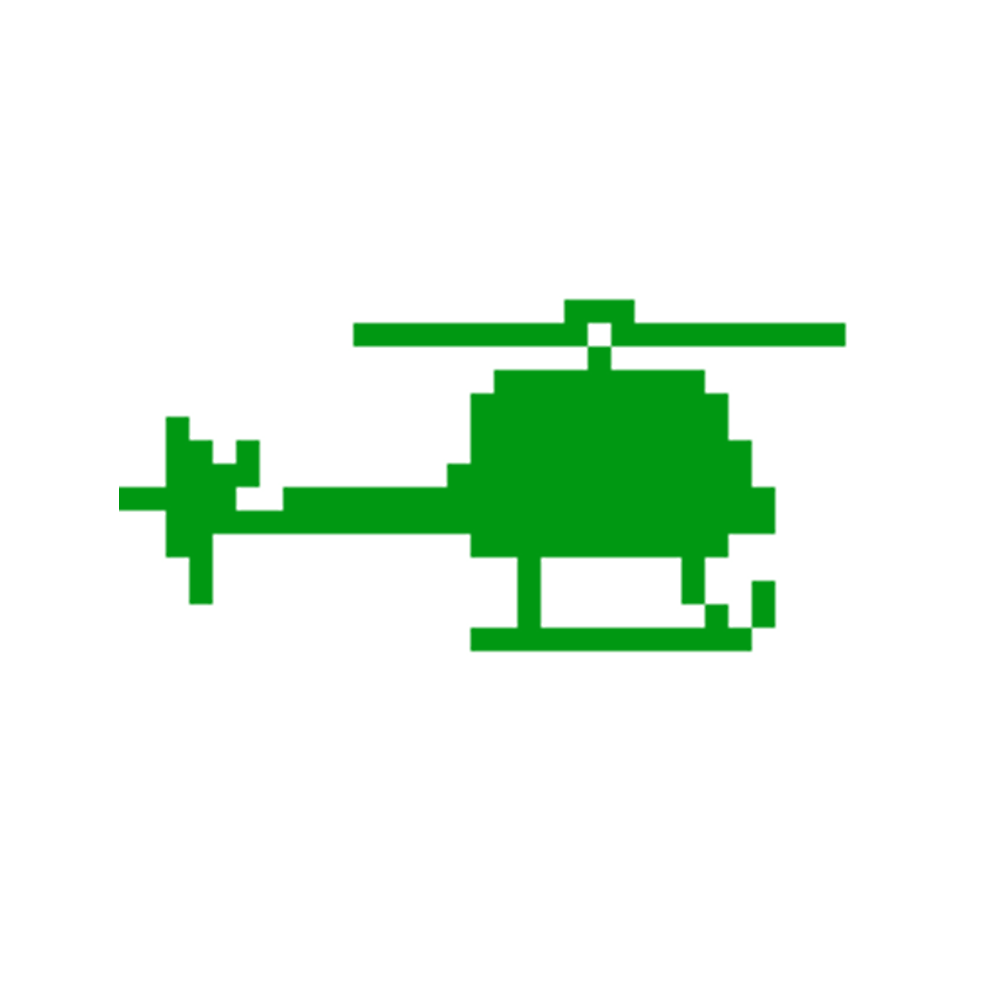
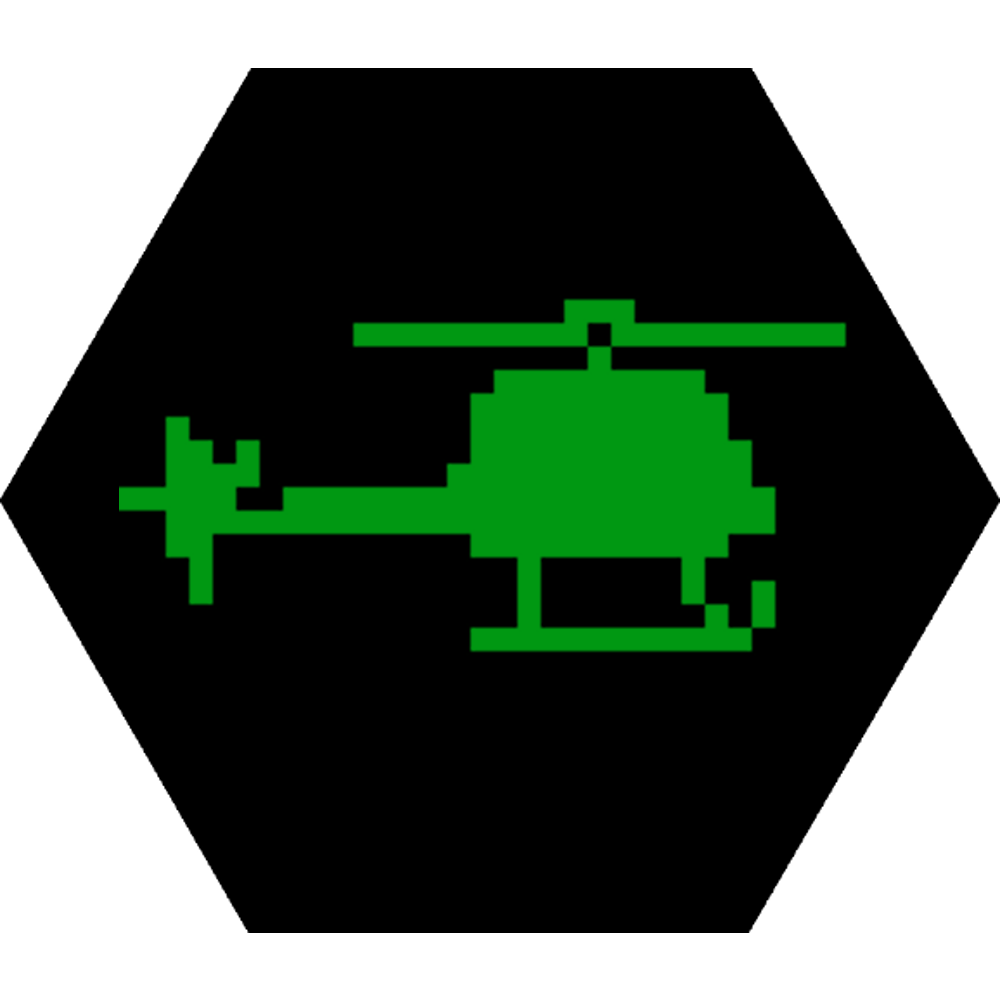
Layer changes from the first 1000×1000 image to the second:
added layer "GFig #3" above "GFig #1" over [0, 68, 1000, 933]
painted on "GFig #1" over [0, 68, 1000, 933]
